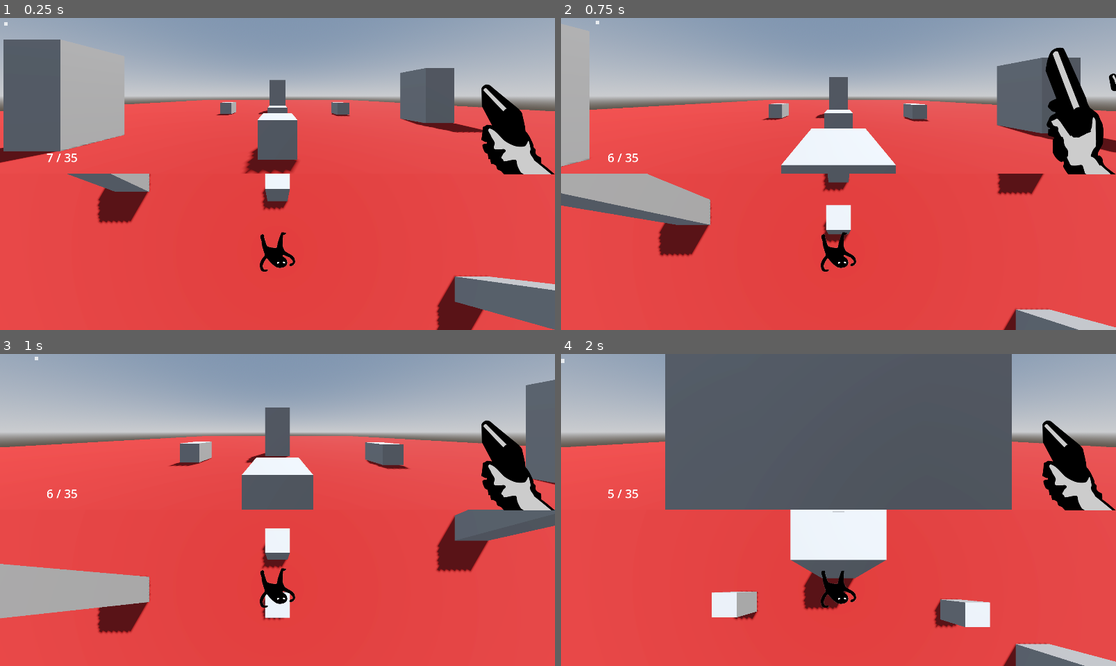
Above: before the commit, frames 1-4 (two rows, left to right).
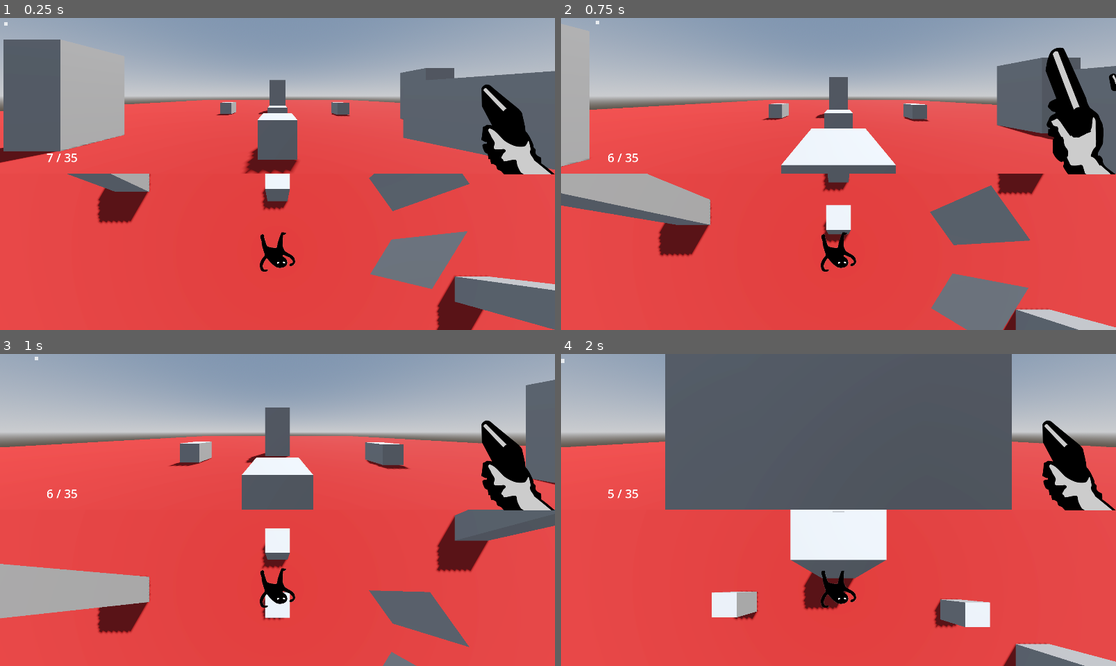
Above: after the commit, the same moments.

Repository: FEDOS-o/FriendJam
Game: Godot game, scene res://World.tscn
Same seed, same stepped clock (60 frames per second), same inputs: the game is played once before the commit and once after it.
Inputs (mouse positions are in pixels of both pictures, inside the frame that each line leads up to):
- Up to frame 1 (0.25 s): no input
- Up to frame 2 (0.75 s): tap Enter at 0.5 s; move the mouse to (866, 174) at 0.52 s; hold W (move_forwards) from 0.53 s (still down); click (866, 174) at 0.6 s
- Up to frame 3 (1 s): keep holding W (move_forwards)
- Up to frame 4 (2 s): keep holding W (move_forwards); move the mouse to (810, 510) at 1.27 s; click (810, 510) at 1.35 s

The runs differ from the first frame. In frame 1, 7.1% of the frame differs, in the area x 66-100%, y 16-87%; in frame 2, 5.4%; in frame 3, 1.7%; in frame 4, nothing differs.

Commit message:
papernote ui and area3d

Diff:
--- a/World.tscn
+++ b/World.tscn
@@ -1,7 +1,8 @@
-[gd_scene load_steps=12 format=3 uid="uid://dpv3juwlxulvv"]
+[gd_scene load_steps=13 format=3 uid="uid://dpv3juwlxulvv"]
 
 [ext_resource type="PackedScene" uid="uid://cvnar8urd1kyl" path="res://ammo_box.tscn" id="1_2dftf"]
 [ext_resource type="PackedScene" uid="uid://djy2016ltpax8" path="res://player.tscn" id="1_c6gwx"]
+[ext_resource type="PackedScene" uid="uid://c6ai5074kvaet" path="res://paper_note.tscn" id="2_bcbcq"]
 
 [sub_resource type="GDScript" id="GDScript_4xowi"]
 
@@ -101,5 +102,11 @@
 [node name="AmmoBox4" parent="Environment" instance=ExtResource("1_2dftf")]
 transform = Transform3D(1, 0, 0, 0, 1, 0, 0, 0, 1, 0, 0.5491016, 8.3466835)
 
+[node name="PaperNote" parent="Environment" instance=ExtResource("2_bcbcq")]
+transform = Transform3D(0.58257705, 0, -0.8127755, 0, 1, 0, 0.8127755, 0, 0.58257705, 5.0721245, 0, 8.581491)
+
+[node name="PaperNote2" parent="Environment" instance=ExtResource("2_bcbcq")]
+transform = Transform3D(-0.5245061, 0, -0.8514067, 0, 1, 0, 0.8514067, 0, -0.5245061, 5.0721245, 0, 11.639094)
+
 [node name="Player" parent="." instance=ExtResource("1_c6gwx")]
 transform = Transform3D(1, 0, 0, 0, 1, 0, 0, 0, 1, 0, 0.15089524, 11.399361)
--- a/ammo_box.gd
+++ b/ammo_box.gd
@@ -6,12 +6,6 @@
 func _ready() -> void:
 	pass # Replace with function body.
 
-
-# Called every frame. 'delta' is the elapsed time since the previous frame.
-func _process(delta: float) -> void:
-	pass
-
-
 func _on_body_entered(body: Node3D) -> void:
 	# Проверяем, что вошёл игрок
 	if body.has_method("add_ammo"):
--- /dev/null
+++ b/paper_note.gd
@@ -0,0 +1,18 @@
+extends Area3D
+
+@export var paper_note_ui_path : String = "res://paper_note_ui.tscn"
+var ui_scene : PackedScene
+
+# Called when the node enters the scene tree for the first time.
+func _ready() -> void:
+	ui_scene = load(paper_note_ui_path) as PackedScene
+
+func _on_body_entered(body: Node3D) -> void:
+	# Проверяем, что вошёл игрок
+	if body.has_method("add_ammo"):
+		var ui_instance = ui_scene.instantiate()
+		ui_instance.set_player(body)
+		get_tree().root.find_child("CanvasLayer", true, false).add_child(ui_instance)
+		Input.mouse_mode = Input.MOUSE_MODE_VISIBLE
+		body.freeze()
+		queue_free()
--- /dev/null
+++ b/paper_note.tscn
@@ -0,0 +1,22 @@
+[gd_scene load_steps=4 format=3 uid="uid://c6ai5074kvaet"]
+
+[ext_resource type="Script" uid="uid://b18oel6hjtee2" path="res://paper_note.gd" id="1_vm07x"]
+
+[sub_resource type="PlaneMesh" id="PlaneMesh_shqys"]
+
+[sub_resource type="CapsuleShape3D" id="CapsuleShape3D_shqys"]
+radius = 1.065
+height = 2.13
+
+[node name="PaperNote" type="Area3D"]
+script = ExtResource("1_vm07x")
+
+[node name="MeshInstance3D" type="MeshInstance3D" parent="."]
+transform = Transform3D(1, 0, 0, 0, -4.371139e-08, -1, 0, 1, -4.371139e-08, 0, 1.1569048, 0)
+mesh = SubResource("PlaneMesh_shqys")
+
+[node name="CollisionShape3D" type="CollisionShape3D" parent="."]
+transform = Transform3D(1, 0, 0, 0, -4.371139e-08, -1, 0, 1, -4.371139e-08, 0, 1.1569048, 0)
+shape = SubResource("CapsuleShape3D_shqys")
+
+[connection signal="body_entered" from="." to="." method="_on_body_entered"]
--- /dev/null
+++ b/paper_note_ui.gd
@@ -0,0 +1,11 @@
+extends Control
+
+var player : Player
+
+func _on_button_pressed() -> void:
+	Input.mouse_mode = Input.MOUSE_MODE_CAPTURED
+	player.unfreeze()
+	queue_free()
+
+func set_player(body : Player) -> void:
+	player = body
--- /dev/null
+++ b/paper_note_ui.tscn
@@ -0,0 +1,30 @@
+[gd_scene load_steps=3 format=3 uid="uid://cihwxkcyrwre7"]
+
+[ext_resource type="Script" uid="uid://ms32qubmb5d0" path="res://paper_note_ui.gd" id="1_wtgs7"]
+[ext_resource type="Texture2D" uid="uid://cmxxu07k6a3ta" path="res://assets/1640380370_4-abrakadabra-fun-p-tekstura-zapiski-4.png" id="2_yd6tj"]
+
+[node name="PaperNoteUI" type="Control"]
+layout_mode = 3
+anchors_preset = 8
+anchor_left = 0.5
+anchor_top = 0.5
+anchor_right = 0.5
+anchor_bottom = 0.5
+grow_horizontal = 2
+grow_vertical = 2
+script = ExtResource("1_wtgs7")
+
+[node name="Sprite2D" type="Sprite2D" parent="."]
+scale = Vector2(1.36, 1.36)
+texture = ExtResource("2_yd6tj")
+
+[node name="Button" type="Button" parent="."]
+layout_mode = 0
+offset_left = -36.0
+offset_top = 355.0
+offset_right = 136.0
+offset_bottom = 440.0
+theme_override_font_sizes/font_size = 38
+text = "Закрыть"
+
+[connection signal="pressed" from="Button" to="." method="_on_button_pressed"]
--- a/player.gd
+++ b/player.gd
@@ -1,4 +1,6 @@
 extends CharacterBody3D
+
+class_name Player
 
 @onready var gun_sprite: AnimatedSprite2D = $CanvasLayer/VSplitContainer/FP/GunBase/GunSprite
 @onready var shoot_sound: AudioStreamPlayer = $ShootSound
@@ -101,6 +103,14 @@
 func get_player_position() -> Vector3:
 	return global_position
 
+func freeze() -> void:
+	can_move = false
+	can_shoot = false
+
+func unfreeze() -> void:
+	can_move = true
+	can_shoot = true
+
 func _on_gun_shoot_finished() -> void:
 	can_shoot = true
 
Binary file added: assets/1640380370_4-abrakadabra-fun-p-tekstura-zapiski-4.png
Not shown, added: paper_note.gd.uid
Not shown, added: paper_note_ui.gd.uid
